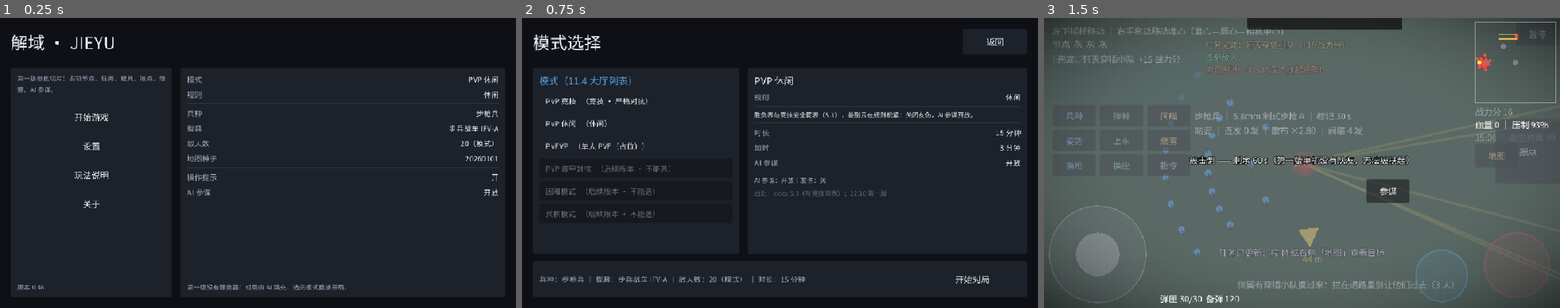
Above: before the commit, frames 1-3 (left to right).
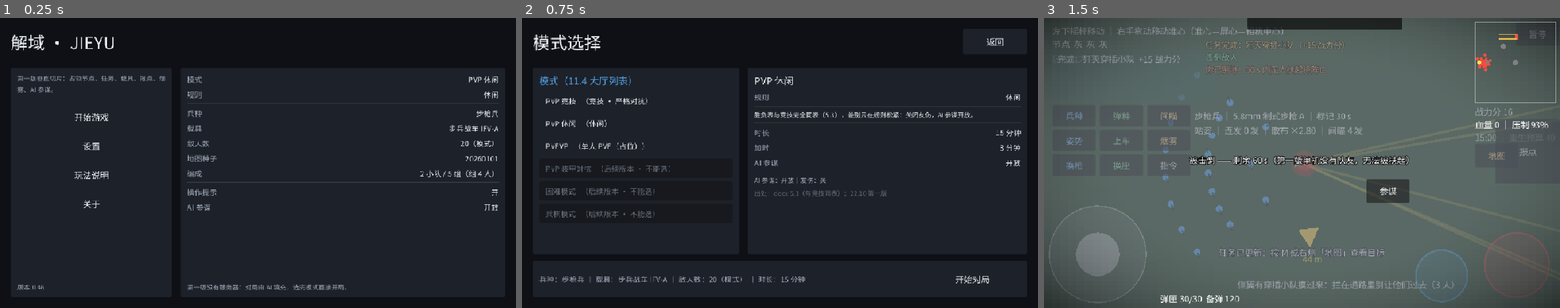
Above: after the commit, the same moments.

Repository: copperbookworm/jieyu-tactics
Game: Godot game, scene res://scenes/app/App.tscn
Two runs of this game, one before a commit and one after it. Both use one fixed random seed, a clock stepped at 60 frames per second and the inputs below.
Inputs:
- Up to frame 1 (0.25 s): no input
- Up to frame 2 (0.75 s): click "开始游戏" at 0.5 s
- Up to frame 3 (1.5 s): click "开始对局" at 1.25 s

The runs differ from the first frame. In frame 1, 0.4% of the frame differs, in the area x 36-97%, y 52-67%; in frame 2, nothing differs; in frame 3, nothing differs.

Commit message:
第五十版 · 编成系统：组 4 人 · 一小队至少 2 组（数据层 + 逐人分配）
使用者拍板「4 人一组、一小队至少 2 组、组是比小队更基础的作战单元」之后的第二步：
把编成做成可用的数据层，并真的发到每个单位（行为层刻意不做，等 ㊸ 定）。

新增 systems/match/Organization.gd（纯逻辑，口径读 ModeTable 不写第二份）
- build_groups：组 4 人上限，最后一组可不满
- build_squads：每队 ≥ 2 组、余数并入最后一队 —— 5 组 → 2+3；1 组 → 编不成小队
- of_mode(mode)：按模式人数算友好方编成
- member_of：每人属于哪组哪队 / 是不是组长 / 是不是小队长
- summary_text / main_quest_recipient / has_squad

装配与显示
- WorldSetup 建队友时逐人发 group_index / squad_index / is_group_leader / is_squad_leader，
  整份编成写回 world.organization（Main.gd 因此一行未加，仍 398 行）
- Ally 新增这四个字段（-1 = 不在任何组 / 小队）
- 大厅「下一局配置」多一行「编成」：PVP「2 小队 / 5 组（组 4 人）」、PVEVP「1 组（不足 2 组，不构成小队）」

验收（都进了跑批）
- test/organization_test.gd（新 · 43 项）：组/小队切分（每队 ≥2 组且不丢组）· PVP 20 人 = 5 组 = 2 小队 ·
  PVEVP 4 人 = 1 组 = 0 小队 · 组长与小队长身份 · 主线收件人 · 三种模式走通
- tools/scale_wiring_check.gd 6 → 9 项：端到端（App → MatchHost → WorldSetup）断言
  「PVEVP 建出 1 组 / 0 小队」「PVP 竞技与休闲建出 5 组 / 2 小队」
- 单元 41 个测试脚本 / 1419 项断言全绿（1376 → 1419，+43）；三条网关 5 + 25 + 9 全绿；集成冒烟 230 全绿
- 155 个 .gd / 25986 行（LF）；Main.gd 398 行未改

工程侧对 ㊸ 的处置（待使用者确认是否照此定稿）
- 没有小队时 Organization.main_quest_recipient() 直接返回玩家（候选 A）；候选 B（AI 补一组凑满 8 人）未做

未做（下一轮）
- 4.10.8 的行为层：主线下发给小队长、小队长按模板派发小队内子任务 —— 刻意等 ㊸ 定，免得按可能被推翻的口径写逻辑
- 队友编队按组聚拢（现在只铺开、还没按组聚类）
- 通视降频 / 共享（性能最大一刀）· AI 阵营配平（㊹）

文档
- docx：20.2 追加编成落地清单；20.3 ⑮ 与 20.5 ③ 从「完全没有」改成「只落数据层 / 行为层未做」；㊸ 补工程处置
- 本项目开发进度.txt：规模 150/25395 → 155/25986；新增【第五十版】段
- architecture.html：KPI 与版本号更新 + 编成 note

Diff:
--- a/entities/ally/Ally.gd
+++ b/entities/ally/Ally.gd
@@ -25,6 +25,12 @@
 var facing := Vector2.RIGHT
 var is_moving := false
 var index := 0                  ## 编队位（0/1/2）
+## 编成（docx 4.10.8 / 5.8 · 2026-10-03 拍板：组 4 人 · 一小队至少 2 组）
+## 由 WorldSetup 按 Organization 的结果写入；-1 = 不在任何组 / 小队
+var group_index := -1
+var squad_index := -1
+var is_group_leader := false
+var is_squad_leader := false
 
 var _fire_cooldown := 0.0
 var _sight = null
--- a/scenes/gameplay/WorldSetup.gd
+++ b/scenes/gameplay/WorldSetup.gd
@@ -17,8 +17,12 @@
 const TerrainZoneScript := preload("res://entities/zone/TerrainZone.gd")
 ## 本局模式规则（人数口径：docx 5.8）—— 队友数从这里取
 const MatchRulesScript := preload("res://systems/match/MatchRules.gd")
+## 编成（docx 4.10.8 / 5.8）：组 4 人 · 一小队至少 2 组
+const OrganizationScript := preload("res://systems/match/Organization.gd")
 
 var terrain_sprite: Sprite2D = null
+## 本局友好方编成（组 / 小队 / 队长）—— 由 _spawn_allies 建好后写回，供 HUD / 任务链读
+var organization: Dictionary = {}
 
 
 ## 建场。map_preview_mode 时只建地形 + 预览层（游戏循环一行都不动）
@@ -136,10 +140,18 @@
 
 
 func _spawn_allies(main, count: int) -> void:
+	# 编成（docx 4.10.8 / 5.8）：玩家是名册第 0 位，队友从 1 起 —— 把每人的组 / 小队 / 组长身份发下去
+	organization = OrganizationScript.of_friendly_total(1 + count)
+	var member_of: Dictionary = organization["member_of"]
 	for i in count:
 		var ally := AllyScript.new()
 		ally.name = "Ally%d" % i
 		ally.setup(main, main.player, main.sight, main.grid, i)
+		var m: Dictionary = member_of.get(i + 1, {})
+		ally.group_index = int(m.get("group", -1))
+		ally.squad_index = int(m.get("squad", -1))
+		ally.is_group_leader = bool(m.get("is_group_leader", false))
+		ally.is_squad_leader = bool(m.get("is_squad_leader", false))
 		main.add_child(ally)
 
 
--- /dev/null
+++ b/systems/match/Organization.gd
@@ -0,0 +1,138 @@
+extends RefCounted
+
+## 编成（docx 4.10.8 / 5.8 · 2026-10-03 使用者拍板）
+##
+##   **组（战斗小组）＝ 4 人**，是**比小队更基础的作战单元**；
+##   **一小队至少 2 组**（≥ 8 人），组数不要求相等。
+##
+## 据此：PVP 20 v 20 的进攻方 20 人 = 5 组 = 2 个小队（2 组 + 3 组）；
+## PVEVP 的 4P = 1 组，按「小队 ≥ 2 组」**不构成小队**（该组是「独立组」）。
+##
+## 为什么单开一个纯逻辑模块：4.10.8 的「主线下发给小队长、小队长按模板派发小队内子任务」
+## 需要先能回答「谁在哪一组、谁是组长、哪个组属于哪个小队」。这层与场景树无关，所以能直接单测；
+## 场景侧（WorldSetup）只负责把结果发给每个 Ally。
+##
+## 口径单一来源：GROUP_SIZE / MIN_GROUPS_PER_SQUAD 一律读 ModeTable（不写第二份）。
+## 刻意不写 class_name：引用方 preload。
+
+const ModeTableScript := preload("res://data/config/ModeTable.gd")
+
+
+static func group_size() -> int:
+	return ModeTableScript.GROUP_SIZE
+
+
+static func min_groups_per_squad() -> int:
+	return ModeTableScript.MIN_GROUPS_PER_SQUAD
+
+
+## 把 people 个人切成组（最后一组可以不满 —— 「组 4 人」是上限不是整除要求）
+static func build_groups(people: int) -> Array:
+	var groups: Array = []
+	var i := 0
+	while i < people:
+		var n := mini(group_size(), people - i)
+		var g: Array = []
+		for k in n:
+			g.append(i + k)
+		groups.append(g)
+		i += n
+	return groups
+
+
+## 把 groups 个组切成小队的**规模序列**：每队至少 2 组，余数并进最后一队。
+## 5 组 → [2, 3]；4 → [2, 2]；3 → [3]；2 → [2]；1 → []（不足 2 组 ⇒ 编不成小队）
+static func build_squads(groups: int) -> Array:
+	var min_per := min_groups_per_squad()
+	if groups < min_per:
+		return []
+	var squads: Array = []
+	var remaining := groups
+	while remaining >= min_per:
+		var take := min_per
+		# 扣掉这一队之后还够再编一队，就只拿最小规模；否则把余数全拿（余数 ≥ min_per）
+		if remaining - take < min_per:
+			take = remaining
+		squads.append(take)
+		remaining -= take
+	return squads
+
+
+## 友好方名册：索引 0 = 玩家，1..n-1 = AI 队友（与 WorldSetup 的 Ally# 对齐）
+static func of_friendly_total(total: int) -> Dictionary:
+	var groups := build_groups(total)
+	var squad_sizes := build_squads(groups.size())
+	# 小队 → 它包含哪些组（按顺序切）
+	var squads: Array = []
+	var gi := 0
+	for size in squad_sizes:
+		var member_groups: Array = []
+		for _k in size:
+			member_groups.append(gi)
+			gi += 1
+		squads.append(member_groups)
+	# 每个单位 → 它的组 / 小队 / 组内序号 / 是不是组长 / 是不是小队长
+	var member_of := {}
+	for g in groups.size():
+		var squad_of_group := -1
+		for s in squads.size():
+			if (squads[s] as Array).has(g):
+				squad_of_group = s
+		var members: Array = groups[g]
+		for slot in members.size():
+			member_of[int(members[slot])] = {
+				"group": g,
+				"squad": squad_of_group,
+				"slot": slot,
+				"is_group_leader": slot == 0,
+				"is_squad_leader": slot == 0 and squad_of_group >= 0 \
+						and int((squads[squad_of_group] as Array)[0]) == g,
+			}
+	# 小队长（每小队第一个组的组长）
+	var leaders: Array = []
+	for s in squads.size():
+		leaders.append(int(groups[int((squads[s] as Array)[0])][0]))
+	var in_squads := 0
+	for size in squad_sizes:
+		in_squads += int(size)
+	return {
+		"people": total,
+		"groups": groups,
+		"squads": squads,
+		"group_count": groups.size(),
+		"squad_count": squads.size(),
+		"member_of": member_of,
+		"squad_leaders": leaders,
+		"standalone_groups": groups.size() - in_squads,
+	}
+
+
+## 某个模式开局的友好方编成（玩家 + 该模式的 AI 队友数）
+static func of_mode(mode_id: int) -> Dictionary:
+	var allies := ModeTableScript.ally_count(mode_id)
+	if allies <= 0:
+		allies = GameConfig.ALLY_SQUAD_SIZE      # 人数未定（兵棋）⇒ 与单跑 Main.tscn 同一口径
+	return of_friendly_total(1 + allies)
+
+
+## 主线归属（4.10.8：主线下发给小队长）。
+## 单机里玩家就是自己小队的队长 ⇒ 两种情形都是玩家收；区别只在「有没有小队」：
+##   PVP：玩家是小队长（squad 0）｜PVEVP：只有 1 个组、没有小队 ⇒ 主线直接发玩家
+##   （这正是 docx 第十九章 ㊸ 待拍板的问题，工程先按「没有小队就直接发玩家」实现。）
+static func main_quest_recipient(data: Dictionary) -> int:
+	return 0
+
+
+static func has_squad(data: Dictionary) -> bool:
+	return int(data.get("squad_count", 0)) > 0
+
+
+## 界面用的一句话（模式选择 / 大厅都显示这个）
+static func summary_text(data: Dictionary) -> String:
+	var gc := int(data.get("group_count", 0))
+	var sc := int(data.get("squad_count", 0))
+	if sc > 0:
+		return "%d 小队 / %d 组（组 %d 人）" % [sc, gc, group_size()]
+	if gc > 0:
+		return "%d 组（不足 %d 组，不构成小队）" % [gc, min_groups_per_squad()]
+	return "无编成"
--- /dev/null
+++ b/test/organization_test.gd
@@ -0,0 +1,115 @@
+@tool
+extends EditorScript
+
+## 编成（docx 4.10.8 / 5.8 · 2026-10-03 使用者拍板）：组 4 人 · 一小队至少 2 组。
+
+const OrgScript := preload("res://systems/match/Organization.gd")
+const ModeTableScript := preload("res://data/config/ModeTable.gd")
+
+var _passed := 0
+var _failed := 0
+
+
+func _run() -> void:
+	_test_rules()
+	_test_group_splitting()
+	_test_squad_splitting()
+	_test_pvp_20()
+	_test_pvevp_4()
+	_test_mode_wiring()
+	_test_quest_recipient()
+	print("—— 通过 %d 项 / 失败 %d 项 ——" % [_passed, _failed])
+	if _failed > 0:
+		print("！！ 有 %d 项失败，往上翻看期望与实际" % _failed)
+
+
+func _check(title: String, actual: Variant, expected: Variant) -> void:
+	if actual == expected:
+		_passed += 1
+		print("[OK]   %s" % title)
+	else:
+		_failed += 1
+		print("[FAIL] %s  期望=%s 实际=%s" % [title, str(expected), str(actual)])
+
+
+func _check_true(title: String, condition: bool) -> void:
+	_check(title, condition, true)
+
+
+func _test_rules() -> void:
+	_check("4.10.8：组 = 4 人", OrgScript.group_size(), 4)
+	_check("4.10.8：一小队至少 2 组", OrgScript.min_groups_per_squad(), 2)
+	_check("口径单一来源：组的规模读 ModeTable，不写第二份", OrgScript.group_size(),
+			ModeTableScript.GROUP_SIZE)
+
+
+func _test_group_splitting() -> void:
+	_check("0 人 → 0 组", OrgScript.build_groups(0), [])
+	_check("4 人 → 1 组", OrgScript.build_groups(4).size(), 1)
+	_check("5 人 → 2 组（最后一组不满）", OrgScript.build_groups(5).size(), 2)
+	_check("20 人 → 5 组", OrgScript.build_groups(20).size(), 5)
+	_check("最后一组装的是余数", OrgScript.build_groups(5)[1], [4])
+
+
+func _test_squad_splitting() -> void:
+	_check("1 组 → 编不成小队", OrgScript.build_squads(1), [])
+	_check("2 组 → 1 队", OrgScript.build_squads(2), [2])
+	_check("3 组 → 1 队（余数并入）", OrgScript.build_squads(3), [3])
+	_check("4 组 → 2 队", OrgScript.build_squads(4), [2, 2])
+	_check("5 组 → 2 队（2 + 3，官方算术）", OrgScript.build_squads(5), [2, 3])
+	_check("7 组 → 3 队（2 + 2 + 3）", OrgScript.build_squads(7), [2, 2, 3])
+	var total := 0
+	for s in OrgScript.build_squads(9):
+		_check_true("每队至少 %d 组" % OrgScript.min_groups_per_squad(),
+				int(s) >= OrgScript.min_groups_per_squad())
+		total += int(s)
+	_check("切分不丢组（9 组切完仍是 9）", total, 9)
+
+
+## 20 人 = 5 组 = 2 个小队（2 组 + 3 组）；玩家（索引 0）是组长也是小队长
+func _test_pvp_20() -> void:
+	var d := OrgScript.of_friendly_total(20)
+	_check("PVP：20 人 = 5 组", d["group_count"], 5)
+	_check("PVP：= 2 个小队", d["squad_count"], 2)
+	_check("PVP：小队规模是 2 + 3", d["squads"], [[0, 1], [2, 3, 4]])
+	_check("PVP：没有独立组", d["standalone_groups"], 0)
+	_check("PVP：小队长 2 名（每队第一个组的组长）", d["squad_leaders"].size(), 2)
+	_check("PVP：队长是名册里的首位", d["squad_leaders"], [0, 8])
+	var me: Dictionary = d["member_of"][0]
+	_check("PVP：玩家在第 0 组", me["group"], 0)
+	_check("PVP：玩家在第 0 小队", me["squad"], 0)
+	_check_true("PVP：玩家是组长", me["is_group_leader"])
+	_check_true("PVP：玩家是小队长（4.10.8 主线发给他）", me["is_squad_leader"])
+	_check("PVP：一句话文案", OrgScript.summary_text(d), "2 小队 / 5 组（组 4 人）")
+
+
+## PVEVP 4P = 1 个组，不构成小队（docx 5.8 写明、㊸ 待拍板由谁收主线）
+func _test_pvevp_4() -> void:
+	var d := OrgScript.of_friendly_total(4)
+	_check("PVEVP：4 人 = 1 组", d["group_count"], 1)
+	_check("PVEVP：= 0 个小队", d["squad_count"], 0)
+	_check("PVEVP：这 1 组是独立组", d["standalone_groups"], 1)
+	_check("PVEVP：没有小队长", d["squad_leaders"], [])
+	_check("PVEVP：玩家仍是组长", d["member_of"][0]["is_group_leader"], true)
+	_check("PVEVP：一句话文案", OrgScript.summary_text(d), "1 组（不足 2 组，不构成小队）")
+
+
+func _test_mode_wiring() -> void:
+	_check("PVP 竞技（1 + 19 = 20 人）→ 5 组 / 2 小队",
+			[OrgScript.of_mode(ModeTableScript.Mode.PVP_RANKED)["group_count"],
+			OrgScript.of_mode(ModeTableScript.Mode.PVP_RANKED)["squad_count"]], [5, 2])
+	_check("PVEVP（1 + 3 = 4 人）→ 1 组 / 0 小队",
+			[OrgScript.of_mode(ModeTableScript.Mode.PVEVP)["group_count"],
+			OrgScript.of_mode(ModeTableScript.Mode.PVEVP)["squad_count"]], [1, 0])
+	_check("兵棋（人数未定）按 GameConfig.ALLY_SQUAD_SIZE 兜底 → 1 组",
+			OrgScript.of_mode(ModeTableScript.Mode.WARGAME)["group_count"], 1)
+
+
+func _test_quest_recipient() -> void:
+	var pvp := OrgScript.of_friendly_total(20)
+	var pvevp := OrgScript.of_friendly_total(4)
+	_check("主线收件人＝玩家（PVP 里他是小队长）", OrgScript.main_quest_recipient(pvp), 0)
+	_check("主线收件人＝玩家（PVEVP 没有小队，㊸ 的工程处置：直接发玩家）",
+			OrgScript.main_quest_recipient(pvevp), 0)
+	_check_true("PVP 有小队", OrgScript.has_squad(pvp))
+	_check_true("PVEVP 没有小队（这个区别就是 ㊸ 要拍的东西）", not OrgScript.has_squad(pvevp))
--- a/tools/scale_wiring_check.gd
+++ b/tools/scale_wiring_check.gd
@@ -14,9 +14,9 @@
 
 ## [模式, 期望敌人, 期望队友]
 const CASES := [
-	[ModeTableScript.Mode.PVEVP, 30, 3],
-	[ModeTableScript.Mode.PVP_RANKED, 20, 19],
-	[ModeTableScript.Mode.PVP_CASUAL, 20, 19],
+	[ModeTableScript.Mode.PVEVP, 30, 3, 1, 0],
+	[ModeTableScript.Mode.PVP_RANKED, 20, 19, 5, 2],
+	[ModeTableScript.Mode.PVP_CASUAL, 20, 19, 5, 2],
 ]
 const SETTLE_FRAMES := 24
 const BOOT_FRAMES := 4
@@ -77,6 +77,15 @@
 	_check("模式 %s 建出 %d 个敌人" % [label, want_e], enemies, want_e)
 	_check("模式 %s 建出 %d 名队友（1 + %d = %d 人）" % [label, want_a, want_a, want_a + 1],
 			friendlies, want_a)
+	# 编成（docx 4.10.8 / 5.8）：组 4 人 · 一小队至少 2 组
+	var want_g: int = int(CASES[i][3])
+	var want_s: int = int(CASES[i][4])
+	var org: Dictionary = {}
+	if _app.match_host != null and _app.match_host.main != null \
+			and _app.match_host.main.world != null:
+		org = _app.match_host.main.world.organization
+	_check("模式 %s 的编成：%d 组 / %d 小队" % [label, want_g, want_s],
+			[int(org.get("group_count", -99)), int(org.get("squad_count", -99))], [want_g, want_s])
 
 
 func _check(title: String, actual: Variant, expected: Variant) -> void:
--- a/ui/screens/LobbyScreen.gd
+++ b/ui/screens/LobbyScreen.gd
@@ -13,6 +13,7 @@
 
 const ModeTableScript := preload("res://data/config/ModeTable.gd")
 const RoleTableScript := preload("res://data/config/RoleTable.gd")
+const OrganizationScript := preload("res://systems/match/Organization.gd")
 
 var _config_box: VBoxContainer = null
 var _hint: Label = null
@@ -96,6 +97,8 @@
 	_config_box.add_child(UiKit.row("敌人数",
 		("%d（模式）" % mode_enemies) if mode_enemies > 0 else ("%d（设置）" % s.default_enemy_count)))
 	_config_box.add_child(UiKit.row("地图种子", str(s.default_map_seed)))
+	_config_box.add_child(UiKit.row("编成",
+		OrganizationScript.summary_text(OrganizationScript.of_mode(mode_id))))
 	_config_box.add_child(UiKit.divider())
 	_config_box.add_child(UiKit.row("操作提示",
 			"开" if s.tips_enabled else "关"))
Not shown, changed: 本项目开发进度.txt
Not shown, changed: architecture.html
